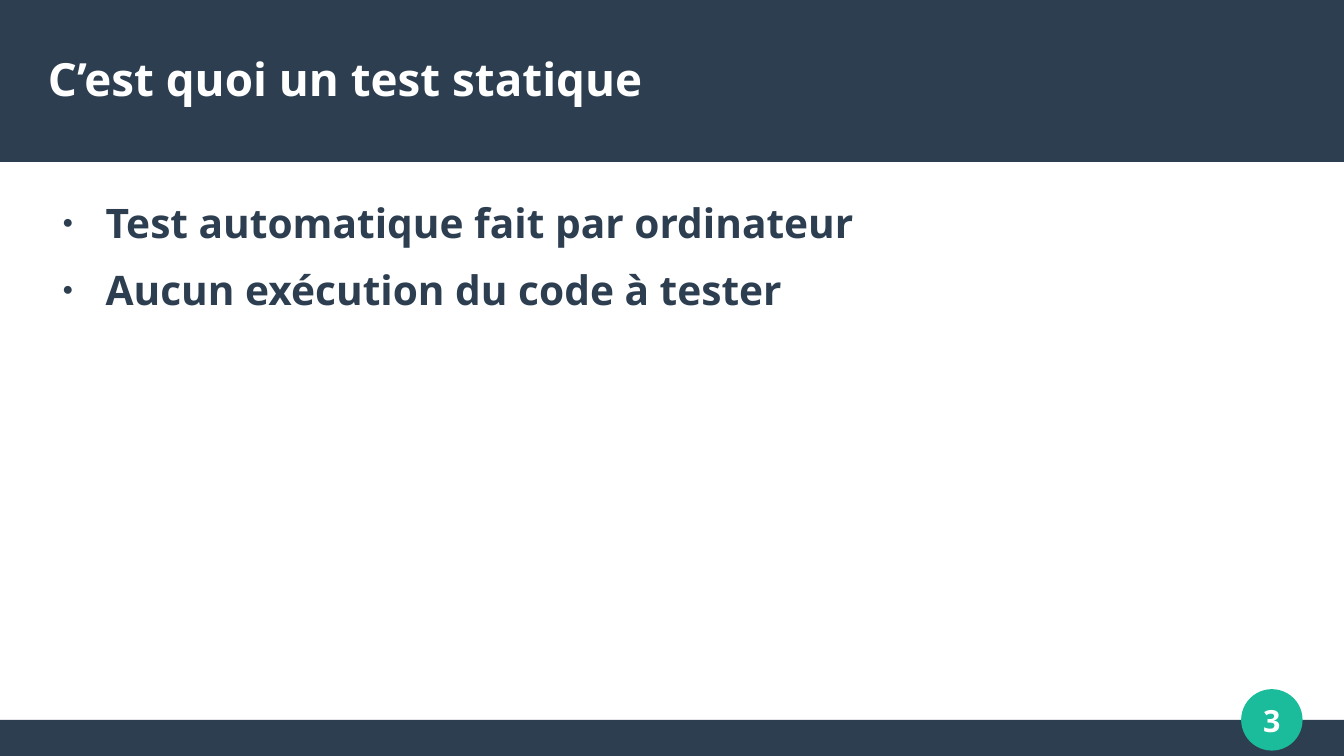
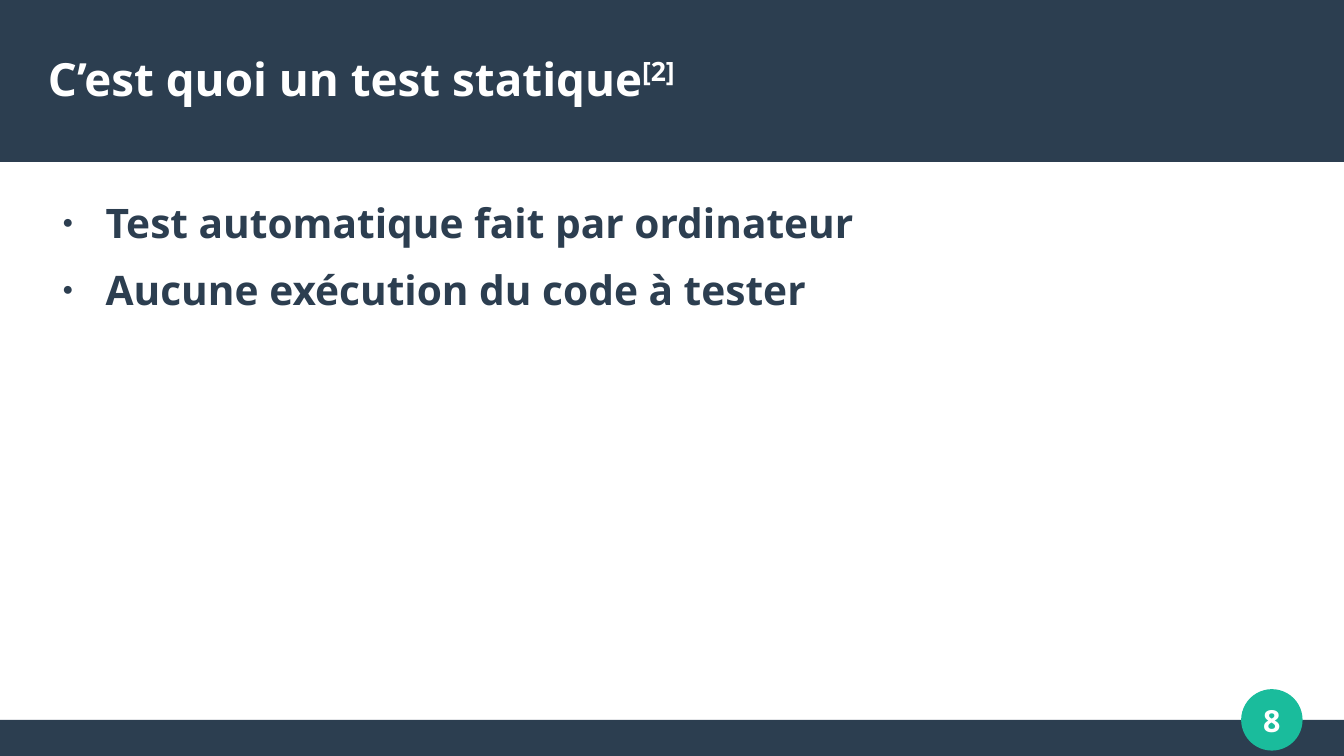
Before and after one commit to umontreal-diro/IFT3913, a slide deck: slide 8 of presentations/Semaine7/ClaudericDeRoy/presentation.odp (slide 3 before the commit). Drawn at 1344x756 pixels with LibreOffice and Linux fonts; fonts in the diff are those of the drawing. Boxes give left, top, right and bottom in pixels: in the first picture for what was removed or moved away, otherwise in the second. Text is boxed around its words. In the diff, an @@ line names an element or a change of style, - is before the commit and + after.

```diff
--- a/presentations/Semaine7/ClaudericDeRoy/presentation.odp
+++ b/presentations/Semaine7/ClaudericDeRoy/presentation.odp
@@ title at (x1=48, y1=61, x2=675, y2=107): text changed @@
-C’est quoi un test statique
+C’est quoi un test statique[2]
@@ text at (x1=106, y1=274, x2=806, y2=306): text changed @@
-● Aucun exécution du code à tester
+● Aucune exécution du code à tester
@@ page number at (x1=1263, y1=710, x2=1280, y2=733): text changed @@
-3
+8
```
Also in this commit, not shown: 8 other slides changed, 7 slides added, 2 slides removed, 8 other files.
